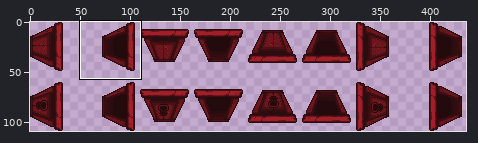
One commit to this sprite sheet: src/Images/doors.png. Above, an overview of the earlier version with the close-up marked.
Close-up. Old version:
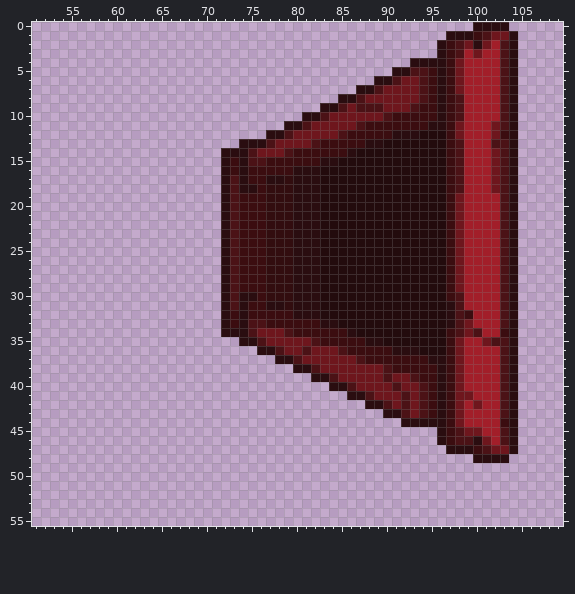
The file is 497x109 pixels. Colours within 5 levels of each other are drawn and written as one. Shown: x 51..109, y 0..55. The wide view leaves out empty margins. The commit also changed other parts of the picture, which this record leaves out.
Now the later version:
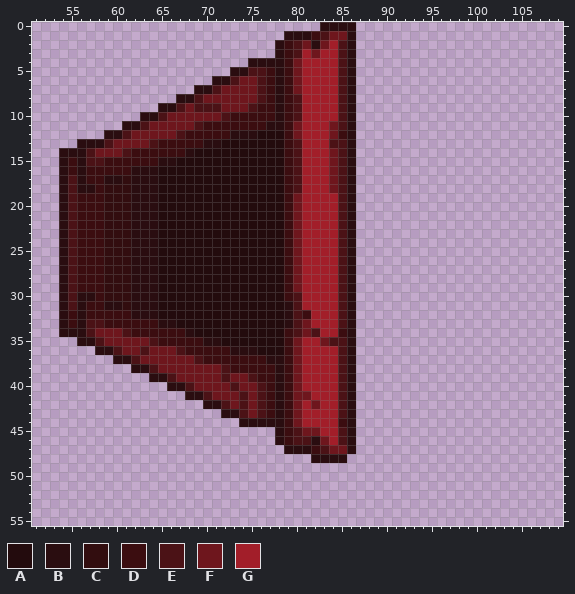
Palette (. is transparent): A #230b0d  B #2a0d10  C #320d0f  D #3b0d10  E #4b1216  F #6e161d  G #a21e29
Change:
Changed rows in their new state; - is an unchanged pixel.
first column x 54:
 0 -----------------------------BBBB-------------....-
 1 -------------------------BBBDEFFB----------........
 2 ------------------------BDEFBFGEB---------.........
 3 ------------------------BDEGFGGEB---------.........
 4 ---------------------BBBBDFGGGGEB------............
 5 -------------------BBEEDBDFGGGGEB----..............
 6 -----------------BBEFFEDBDFGGGGEB--................
 7 ---------------BBEFFFFEDBDFGGGGEB..................
 8 -------------BBEFFFFFFEDBDEGGGGE-..................
 9 -----------BBEFEEEFFFEDDBDEGGGG-B..................
10 ---------BBEFFFFFFEDDDDDBDEGGGGEB..................
11 -------BBEFFFFFEDDDDDDDBBDFGGG-EB..................
12 -----BBEFFFFFEDDDDDBBBAAAD-GGG-DB..................
13 --BBBEFFFFEDDDDDBBAAAAAAADEGGGEEB..................
14 BBBEFFFEDDDDDDBAAAAAAAAAADEGGGFE-..................
15 BDBEEDDDDDDBBAAAAAAAAAAAA-EGGGFEB..................
16 BDBDDDDDBBBAAAAAAAAAAAAAA-EGGGFEB..................
17 BEBDDBBCBBBAAAAAAAAAAAAAADEGGGFEB..................
18 BEBBDCCCBBBAAAAAAAAAAAAAADEGGGFEB..................
19 BEDDDCCCBBBAAAAAAAAAAAAAADFGGGGEB..................
20 BEDDDCCCBBBAAAAAAAAAAAAAADFGGGGEB..................
21 BEDDDCCCBBBAAAAAAAAAAAAAADFGGGGEB..................
22 BEDDDCCCBBBAAAAAAAAAAAAAADFGGGGEB..................
23 BEDDDCCCBBBAAAAAAAAAAAAAADFGGGGEB..................
24 BEDDDCCCBBBAAAAAAAAAAAAAADFGGGGEB..................
25 BEDDDCCCBBBAAAAAAAAAAAAAADFGGGGEB..................
26 BEDDDCCCBBBAAAAAAAAAAAAAADFGGGGEB..................
27 BEDDDCCCBBBAAAAAAAAAAAAAADFGGGGEB..................
28 BEDDDCCCBBBAAAAAAAAAAAAAADFGGGGEB..................
29 BEDDDCCCBBBAAAAAAAAAAAAAADFGGGGEB..................
30 BEBBDCCCBBBAAAAAAAAAAAAAADEGGGGEB..................
31 BEBDDBBCBBBAAAAAAAAAAAAAABEGGGGEB..................
32 BDBDDDDDBBBAAAAAAAAAAAAAABEDGGGEB..................
33 BDBEEDDDDDDBBAAAAAAAAAAAABEFGGGEB..................
34 BBBEFFFEDDDDDDBAAAAAAAAAADEFEGG--..................
35 --BBEFFFFFEDDDDDBBAAAAAAAD-GGFEEB..................
36 ----BBEFFEFFFEDDDDDBBBAAAD-GGGG-B..................
37 ------BBEFFFFFFEDDDDDDDB-DFGGGGEB..................
38 --------BBEFFFFFFFEDDDDDBDFGGGGEB..................
39 ----------BBEFFFFFEFFEDDBDFGGGGEB..................
40 ------------BBEFFFFEFFEDBDFGGGGEB..................
41 --------------BBEFFFEFEDBDFFGGGE-..................
42 ----------------BBEFEFEDBDFGFGGEB-.................
43 ------------------BBEFEDBDFGGGGEB---...............
44 --------------------BBBBBDFGGGGDB-----.............
45 ------------------------BDEFFGGEB---------.........
46 ------------------------BDEEBFGEB---------.........
47 -------------------------BBBDEFFB----------........
48 ----------------------------BBBB--------------....-
Changed places in both close-ups, as pixel boxes (x1, y1, x2, y2):
changed: (59, 22, 518, 463)
